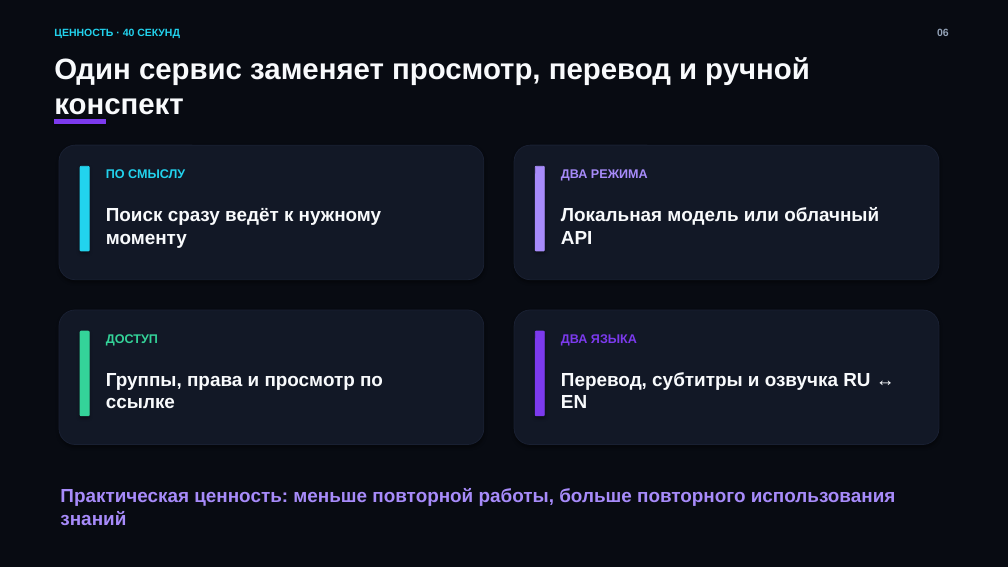
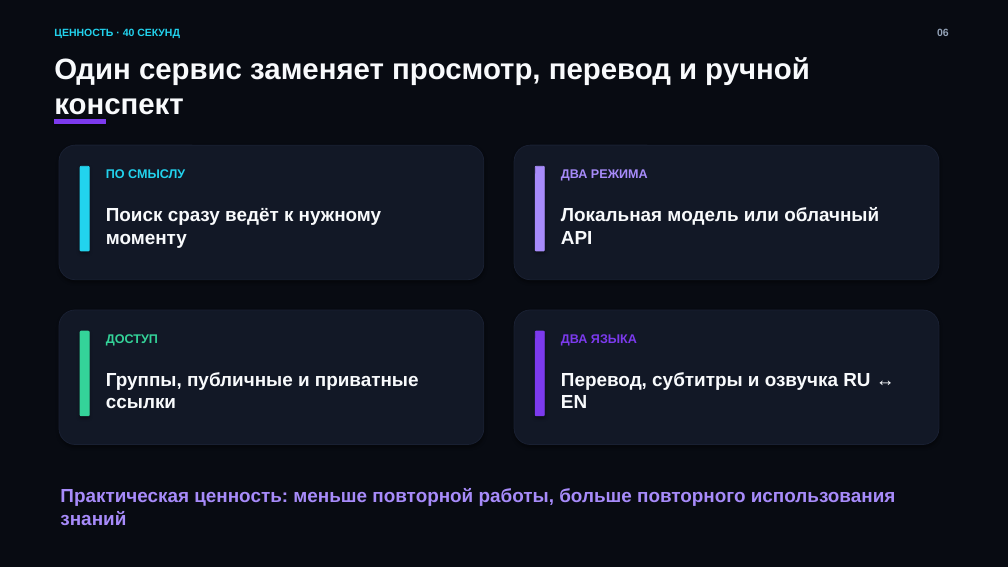
Before and after one commit to byteguru8211/Lectora, a slide deck: slide 6 of docs/presentation/lectora-hackathon-defense.pptx. Drawn at 1008x567 pixels with LibreOffice and Linux fonts; fonts in the diff are those of the drawing. Boxes give left, top, right and bottom in pixels: in the first picture for what was removed or moved away, otherwise in the second. Text is boxed around its words. In the diff, an @@ line names an element or a change of style, - is before the commit and + after.

Commit message:
feat: адаптивная мобильная версия и обновлённые материалы
Desktop-раскладка сохранена; для ≤900px добавлена нижняя навигация,
скролл-группы в кабинете и компактный хедер. Скриншоты и презентация
обновлены под шаринг, шпаргалку и настройки аккаунта.

```diff
--- a/docs/presentation/lectora-hackathon-defense.pptx
+++ b/docs/presentation/lectora-hackathon-defense.pptx
@@ text at <box>106,372,419,408</box>: text changed @@
-Группы, права и просмотр по ссылке
+Группы, публичные и приватные ссылки
```
Also in this commit, not shown: 1 other slide changed, 1 slide added, 16 other files.
